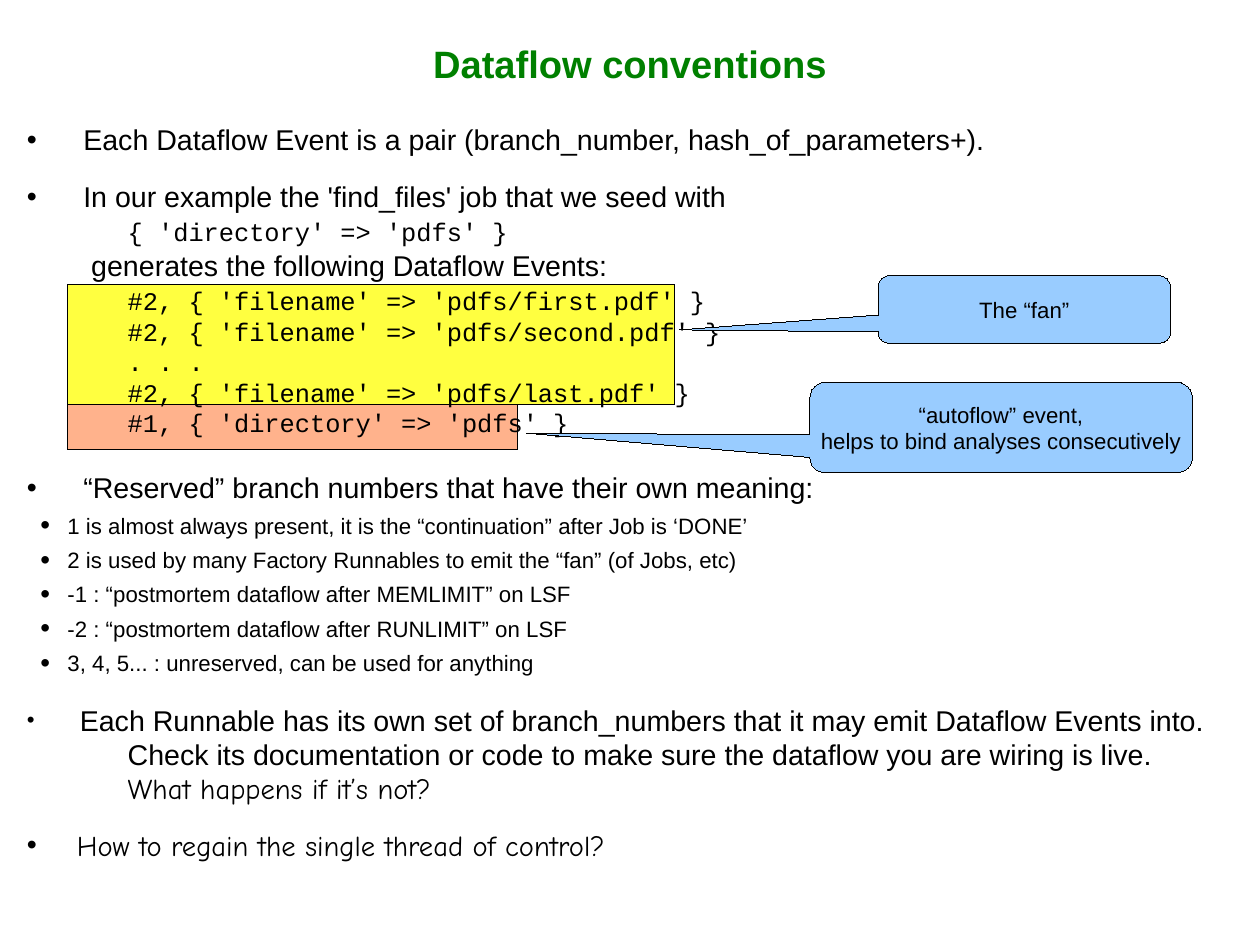
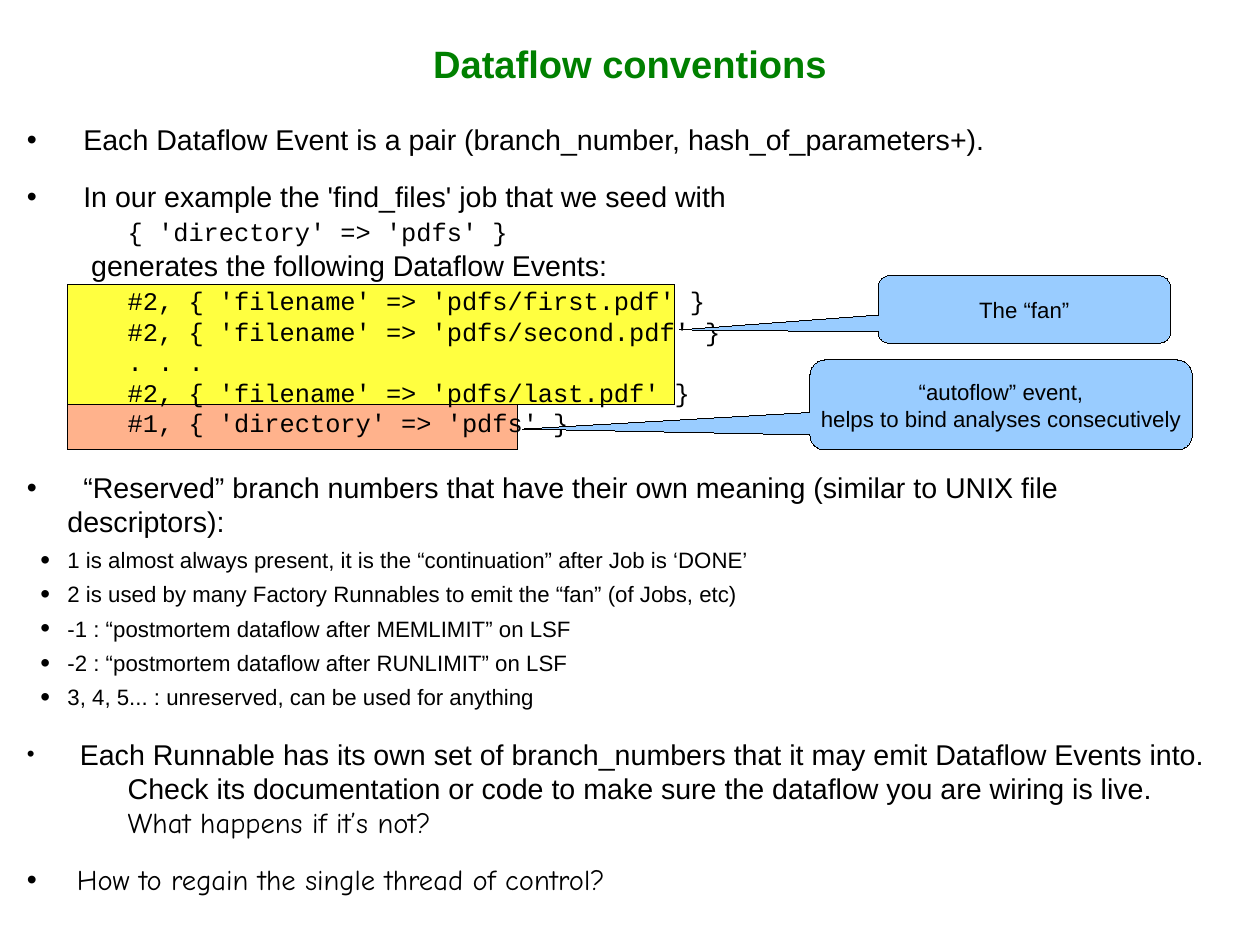
Before and after one commit to Ensembl/ensembl-hive, a slide deck: slide 8 of docs/presentations/HiveWorkshop_Sept2013/Slides_part2.odp. Drawn at 1260x945 pixels with LibreOffice and Linux fonts; fonts in the diff are those of the drawing; background and template pictures are left out. Boxes give left, top, right and bottom in pixels: in the first picture for what was removed or moved away, otherwise in the second. Text is boxed around its words. In the diff, an @@ line names an element or a change of style, - is before the commit and + after.

```diff
--- a/docs/presentations/HiveWorkshop_Sept2013/Slides_part2.odp
+++ b/docs/presentations/HiveWorkshop_Sept2013/Slides_part2.odp
@@ rounded speech box "“autoflow” event, helps to bind ..." moved from (x1=811, y1=383, x2=1194, y2=473) to (x1=811, y1=360, x2=1194, y2=450) @@
@@ rounded speech box "“autoflow” event, helps to bind ..." at (x1=811, y1=360, x2=1194, y2=450): proportions changed @@
@@ text at (x1=67, y1=477, x2=1058, y2=538): text changed @@
-• “Reserved” branch numbers that have their own meaning:
+• “Reserved” branch numbers that have their own meaning (similar to UNIX file descriptors):
```
Also in this commit, not shown: 1 other slide changed, 1 other file.
